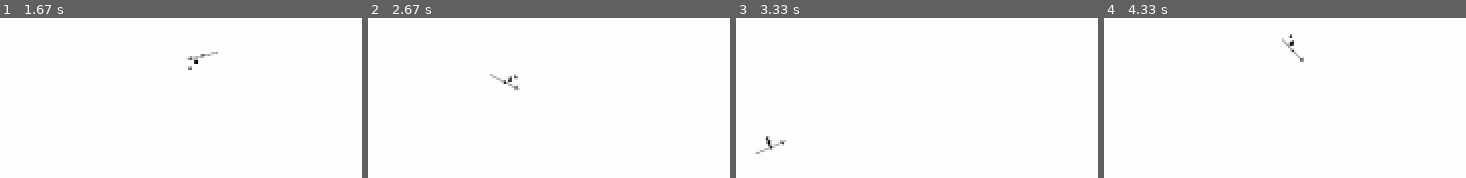
Above: before the commit, frames 1-4 (left to right).
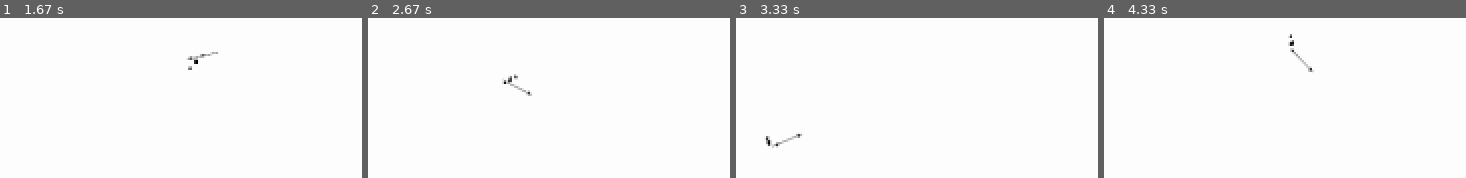
Above: after the commit, the same moments.

Repository: LeBoku/tds
Game: pygame game, started from tds/tds/tds.py
The game is run twice, just before and just after one commit, with the same random seed, the same clock (stepped at 60 frames per second) and the same inputs.
Inputs (mouse positions are in pixels of both pictures, inside the frame that each line leads up to):
- Up to frame 1 (1.67 s): hold D 0.33-0.8 s; move the mouse to (outside the picture) at 0.37 s; click (outside the picture) at 0.88 s; hold W 1.17-1.47 s; click (outside the picture) at 1.25 s; hold D from 1.5 s (still down); click (outside the picture) at 1.58 s
- Up to frame 2 (2.67 s): release D at 1.97 s; hold A 2-2.53 s; click (outside the picture) at 2.08 s; hold S from 2.57 s (still down); click (outside the picture) at 2.65 s
- Up to frame 3 (3.33 s): release S at 2.87 s; hold A 2.9-3.3 s; click (outside the picture) at 2.98 s
- Up to frame 4 (4.33 s): hold W 3.33-3.7 s; click (outside the picture) at 3.42 s; hold D from 3.73 s (still down); click (outside the picture) at 3.82 s

Frame 1 is identical in both runs. In frame 2, 0.2% of the frame differs, in the area x 33-46%, y 35-49%; in frame 3, 0.2%, in the area x 5-19%, y 72-85%; in frame 4, 0.2%.

Commit message:
implemented listeners for  move end milestone

Diff:
--- a/tds/tds/mapEntity/character/moveSetController.py
+++ b/tds/tds/mapEntity/character/moveSetController.py
@@ -21,17 +21,8 @@
 
 		return offset
 
-	def isMoveActive(self, name):
-		return self.moves[name].isActive
-
-	def startMove(self, name):
-		self.moves[name].start()
-
-	def loopMove(self, name):
-		self.moves[name].startLoop()
-
-	def stopMove(self, name):
-		self.moves[name].stop()
+	def getMove(self, name):
+		return self.moves[name]
 
 	def registerMove(self, name, move):
 		self.moves[name] = move
--- a/tds/tds/mapEntity/player/playerController.py
+++ b/tds/tds/mapEntity/player/playerController.py
@@ -31,15 +31,20 @@
 	def registerMovement(self):
 		@EventListener(pygame.locals.MOUSEBUTTONDOWN, button=1)
 		def startAttack(event):
-			self.moveSetController.startMove("attack_forward")
+			move = self.moveSetController.getMove("attack_forward")
+			if not move.isActive:
+				move.start()
+			else:
+				move.listenForEnd(lambda: move.start())
+
 
 		@EventListener(pygame.locals.KEYDOWN)
 		def li(event):
-			self.moveSetController.loopMove("move")
+			self.moveSetController.getMove("move").startLoop()
 
 		@EventListener(pygame.locals.KEYUP)
 		def li(event):
-			self.moveSetController.stopMove("move")
+			self.moveSetController.getMove("move").stop()
 
 		@EventListener("KEY_IS_DOWN", key=pygame.locals.K_w)
 		def li(event):
--- a/tds/tds/store/moveSets/_move.py
+++ b/tds/tds/store/moveSets/_move.py
@@ -1,42 +1,92 @@
 class Move:
 	def __init__(self, **entities):
 		self.entities = entities
+
+		self.moveLength = 0
+		self.initMoveLength()
+		self.initActiveFrameData()
+
+		self.mileStones = {
+			"end": self.moveLength + 1 #not called by its frame Number
+		}
+
+	def initMoveLength(self):
+		for key, entity in self.entities.items():
+			length = len(entity.frames)
+			if length > self.moveLength:
+				self.moveLength = length
+
+	def initActiveFrameData(self):
 		self.activeFrameNr = None
-		self.moveLength = 0
 		self.loop = False
-		self.mayRestart = False
-
-		for key, entity in self.entities.items():
-			lenght = len(entity.frames)
-			self.moveLength = lenght if lenght > self.moveLength else self.moveLength
+		self.activeFrameListeners = {}
 
 	@property
 	def isActive(self):
 		return self.activeFrameNr is not None
 
 	def start(self):
-		if not self.isActive or self.mayRestart:
-			self.activeFrameNr = -1
+		if not self.isActive:
+			self._start()
 			self.loop = False
 
+		return self
+
 	def startLoop(self):
-		if not self.isActive or self.mayRestart:
-			self.activeFrameNr = -1
+		if not self.isActive:
+			self._start()
 			self.loop = True
 
-	def stop(self):
-		self.activeFrameNr = None
+		return self
+
+	def stop(self, callEndListeners=False):
+		listeners = []
+		if callEndListeners and "end" in self.activeFrameListeners:
+			listeners = self.activeFrameListeners["end"].copy()
+
+		self.initActiveFrameData()
+
+		for listener in listeners:
+			listener()
+
+		return self
+
+	def listenForMilestone(self, mileStone, listener):
+		if mileStone not in self.activeFrameListeners:
+			self.activeFrameListeners[mileStone] = []
+
+		self.activeFrameListeners[mileStone].append(listener)
+
+	def listenForEnd(self, listener):
+		self.listenForMilestone("end", listener)
 
 	def moveOn(self):
 		if self.isActive:
 			if(self.activeFrameNr < self.moveLength):
 				self.activeFrameNr += 1
-			elif self.loop:
-				self.activeFrameNr = 0
 			else:
-				self.stop()
+				if self.loop:
+					self.activeFrameNr = 0
+				else:
+					self.stop(True)
+
+			self._dealWithListeners()
 
 	def getOffsetForEntity(self, entity):
 		if self.isActive:
 			if(entity in self.entities):
 				return self.entities[entity].getOffsetForFrame(self.activeFrameNr)
+
+	def _dealWithListeners(self):
+		for key, mileStone in self.mileStones.items():
+			if mileStone == self.activeFrameNr:
+				self._callListeners(key)
+
+	def _callListeners(self, mileStone):
+		if mileStone in self.activeFrameListeners:
+			for listener in self.activeFrameListeners[mileStone]:
+				listener()
+
+	def _start(self):
+		self.initActiveFrameData()
+		self.activeFrameNr = -1
